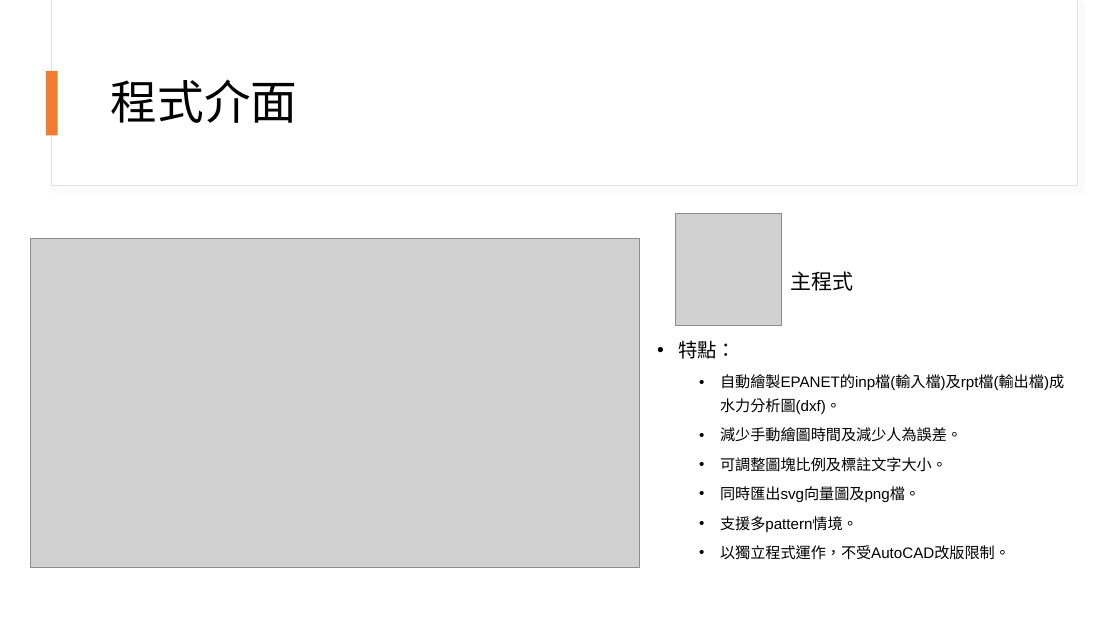
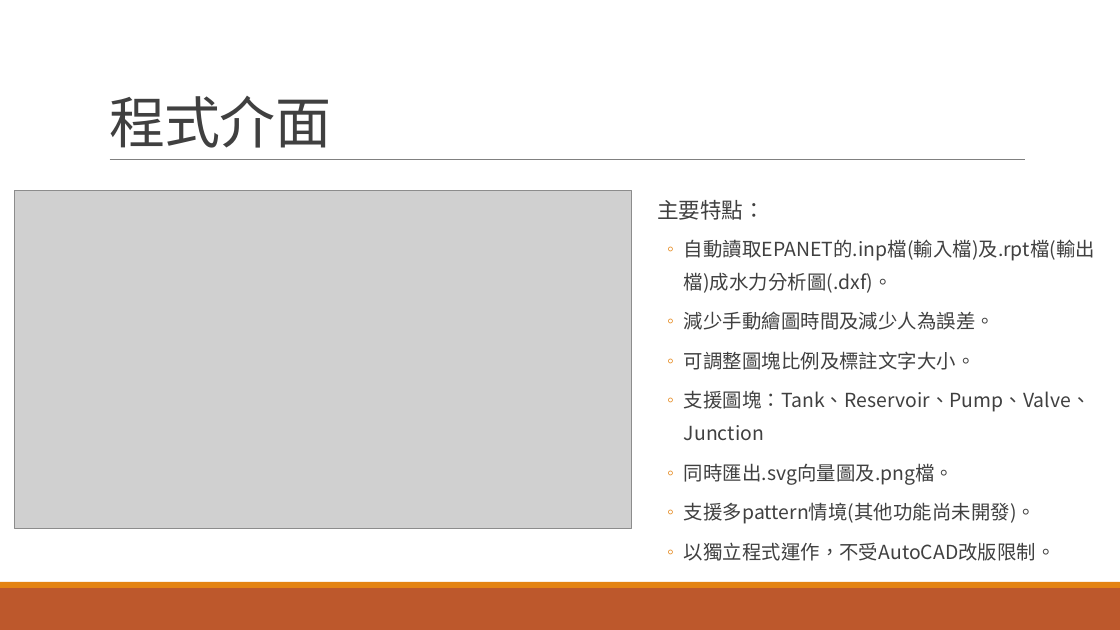
Before and after one commit to lihsin2000/epa2hydchart, a slide deck: slide 3 of 程式說明.pptx. Drawn at 1120x630 pixels with LibreOffice and Linux fonts; fonts in the diff are those of the drawing; grey boxes stand for pictures. Boxes give left, top, right and bottom in pixels: in the first picture for what was removed or moved away, otherwise in the second. Text is boxed around its words. In the diff, an @@ line names an element or a change of style, - is before the commit and + after.

```diff
--- a/程式說明.pptx
+++ b/程式說明.pptx
@@ rectangle removed at [51,0,1077,186] @@
@@ rectangle removed at [52,0,1077,185] @@
@@ title "程式介面": place and size @@
-title "程式介面" at [111,79,298,123]
+title "程式介面" at [109,96,331,148]
@@ title "程式介面" at [109,96,331,148]: size 40 to 48 pt, font Arial to Noto Sans CJK SC, text colour #000000 to #404040, letter spacing 0 to -0.5 pt; line spacing 0.9 to 0.85; vertical alignment middle to bottom @@
@@ rectangle removed at [46,71,58,135] @@
@@ line added from (110, 160) to (1026, 160), #808080 0.5 pt @@
@@ text "主要特點：": place and size @@
-text "主要特點：" at [678,340,1064,560]
+text "主要特點：" at [657,200,1095,561]
@@ picture: place and size @@
-picture at [30,239,639,567]
+picture at [15,191,632,528]
@@ text at [657,200,1095,293]: text changed; size 12.9 to 16.6 pt; font Arial to Noto Sans CJK SC; text colour #000000 to #404040 @@
-• 特點：
-  • 自動繪製EPANET的inp檔(輸入檔)及rpt檔(輸出檔)成水力分析圖(dxf)。
+  主要特點：
+  ◦ 自動讀取EPANET的.inp檔(輸入檔)及.rpt檔(輸出檔)成水力分析圖(.dxf)。
@@ picture removed at [676,213,782,326] @@
@@ text removed at [790,271,853,291] @@
-主程式
@@ text at [684,311,1056,561]: size 12.9 to 16.6 pt, font Arial to Noto Sans CJK SC, text colour #000000 to #404040 in "減少手動繪圖時間及減少人為誤差。", "可調整圖塊比例及標註文字大小。", "以獨立程式運作，不受AutoCAD改版限制。"; bullet • to ◦; line spacing 1.3 to 1.4; more space between paragraphs @@
@@ text at [684,390,1091,524]: text changed; size 12.9 to 16.6 pt; font Arial to Noto Sans CJK SC; text colour #000000 to #404040 @@
-  • 同時匯出svg向量圖及png檔。
-  • 支援多pattern情境。
+  ◦ 支援圖塊：Tank、Reservoir、Pump、Valve、Junction
+  ◦ 同時匯出.svg向量圖及.png檔。
+  ◦ 支援多pattern情境(其他功能尚未開發)。
@@ rectangle added at [0,588,1120,630], fill #BD582C @@
@@ rectangle added at [0,582,1120,588], fill #E48312 @@
```
Also in this commit, not shown: 2 other slides changed, 3 slides added, 2 slides removed, 12 other files.
